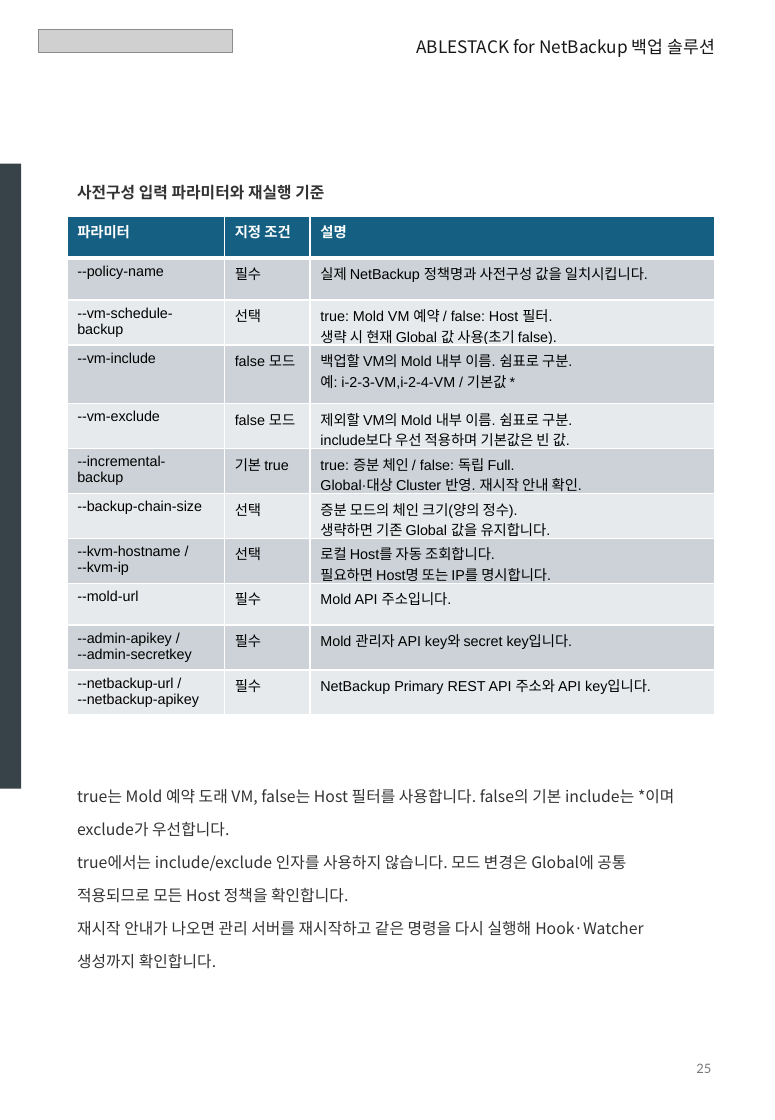
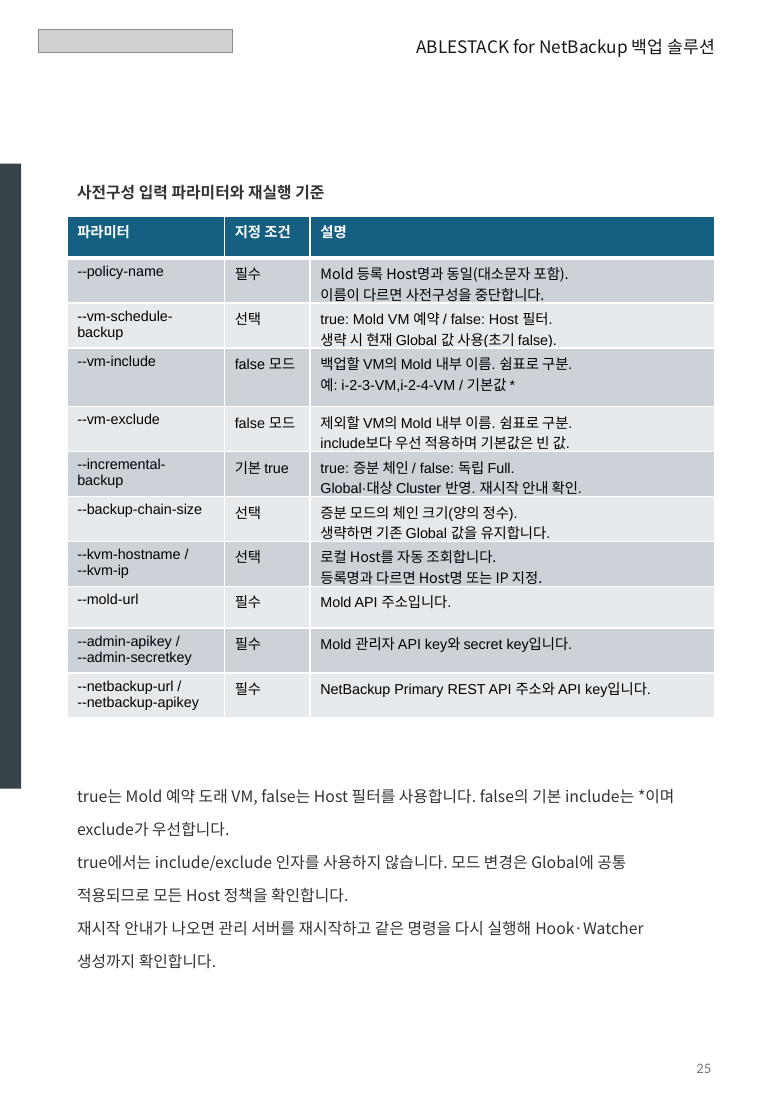
Before and after one commit to Dajeong-Park/ablestack-cloud, a slide deck: slide 25 of outputs/ABLESTACK_NetBackup_Europa_Update_Reviewed.pptx. Drawn at 775x1120 pixels with LibreOffice and Linux fonts; fonts in the diff are those of the drawing; grey boxes stand for pictures. Boxes give left, top, right and bottom in pixels: in the first picture for what was removed or moved away, otherwise in the second. Text is boxed around its words. In the diff, an @@ line names an element or a change of style, - is before the commit and + after.

Commit message:
netbackup 정책명 고정

```diff
--- a/outputs/ABLESTACK_NetBackup_Europa_Update_Reviewed.pptx
+++ b/outputs/ABLESTACK_NetBackup_Europa_Update_Reviewed.pptx
@@ table at [67, 216, 714, 737] @@
-row 2, column 3: 실제 NetBackup 정책명과 사전구성 값을 일치시킵니다.
+row 2, column 3: Mold 등록 Host명과 동일(대소문자 포함). / 이름이 다르면 사전구성을 중단합니다.
-row 8, column 3: 로컬 Host를 자동 조회합니다. / 필요하면 Host명 또는 IP를 명시합니다.
+row 8, column 3: 로컬 Host를 자동 조회합니다. / 등록명과 다르면 Host명 또는 IP 지정.
```
Also in this commit, not shown: 2 other slides changed, 5 other files.
